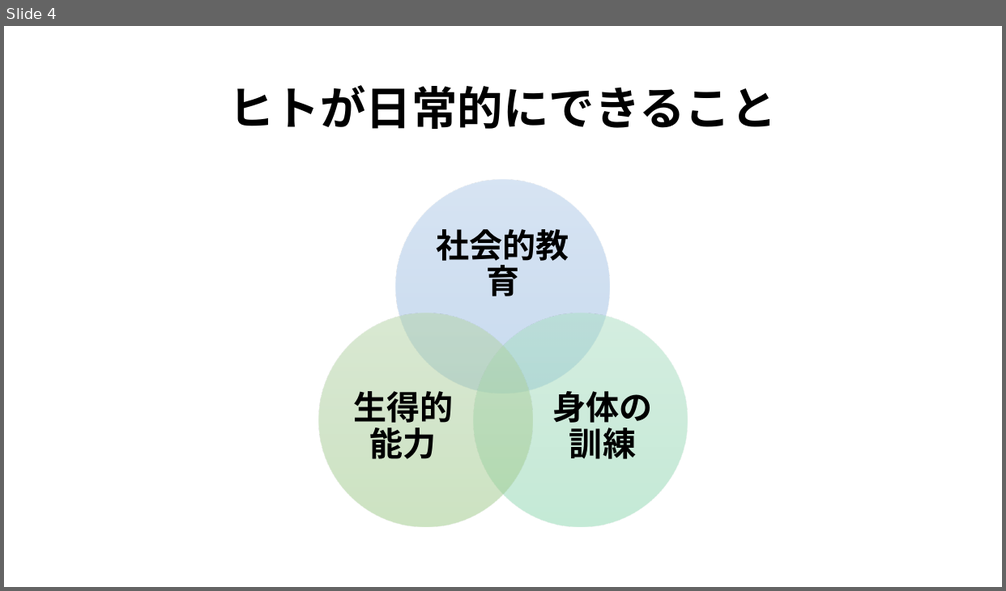
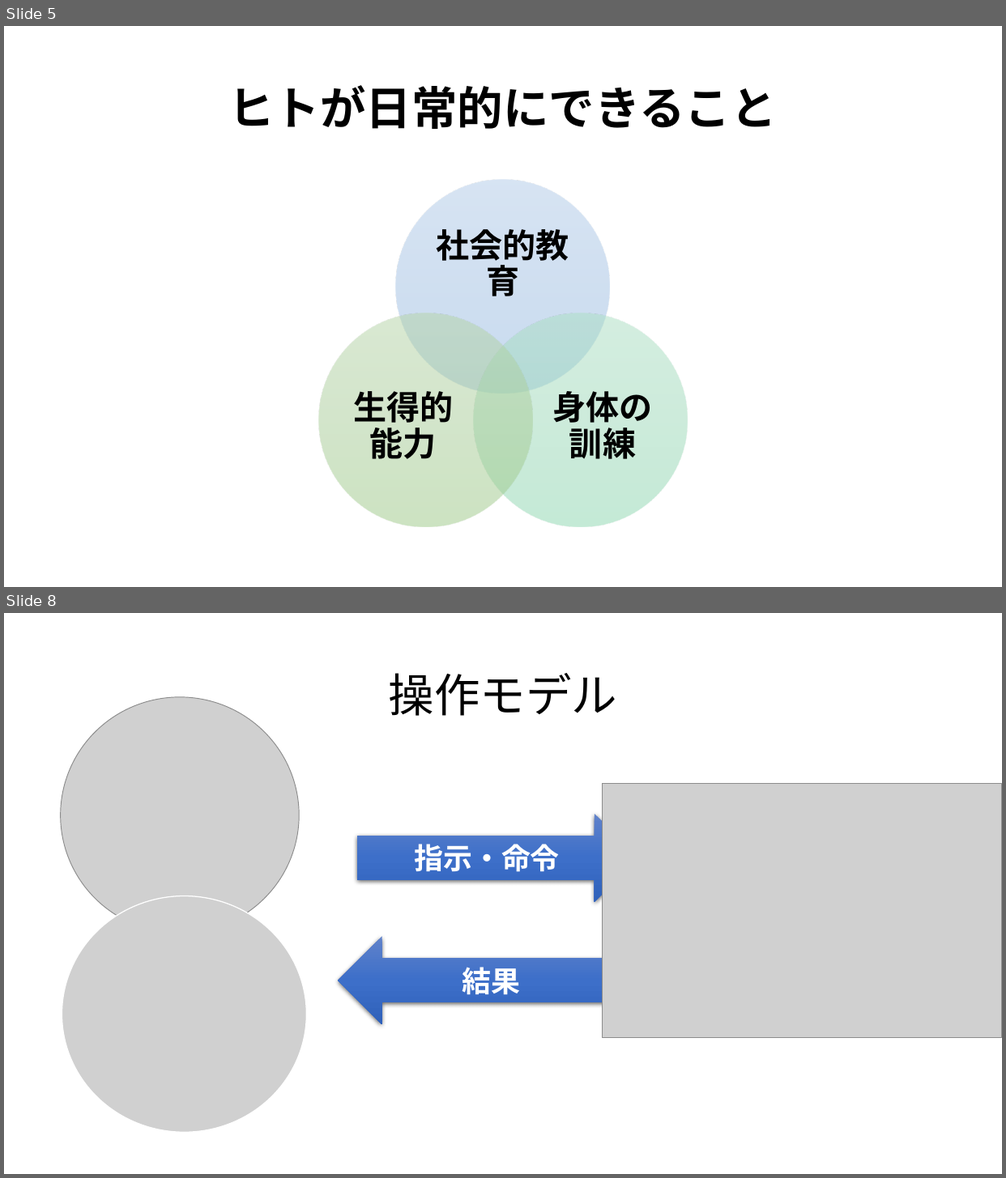
Before and after one commit to satoyoshiharu/docs, a slide deck: figures.pptx. Shown one above the other, each under a label of ours: slide 4 before the commit, slides 5 and 8 after it; the slides between them are not shown. The pictures are 1006x591 and 1006x1178 pixels, drawn with LibreOffice and Linux fonts; fonts in the diff are those of the drawing; grey boxes stand for pictures. Boxes give left, top, right and bottom in pixels: in the first picture for what was removed or moved away, otherwise in the second. Text is boxed around its words. In the diff, an @@ line names an element or a change of style, - is before the commit and + after.

Commit message:
updates

```diff
--- a/figures.pptx
+++ b/figures.pptx
@@ slide 8 added at (x1=4, y1=613, x2=1002, y2=1174), background #FFFFFF @@
@@ title added at (x1=389, y1=673, x2=617, y2=716), 44 pt, text #000000 @@
+操作モデル
@@ picture added at (x1=60, y1=697, x2=299, y2=934) @@
@@ picture added at (x1=603, y1=784, x2=1002, y2=1037) @@
@@ right arrow added at (x1=357, y1=814, x2=639, y2=902), fill gradient #6183CB to #3E70CA to #3062BB, 28 pt, text #FFFFFF, bold @@
+指示・命令
@@ picture added at (x1=62, y1=896, x2=306, y2=1132) @@
@@ left arrow added at (x1=338, y1=936, x2=622, y2=1024), fill gradient #6183CB to #3E70CA to #3062BB, 28 pt, text #FFFFFF, bold @@
+結果
@@ what was slide 4 is now slide 5 @@
```
Also in this commit, not shown: 6 other slides added.
